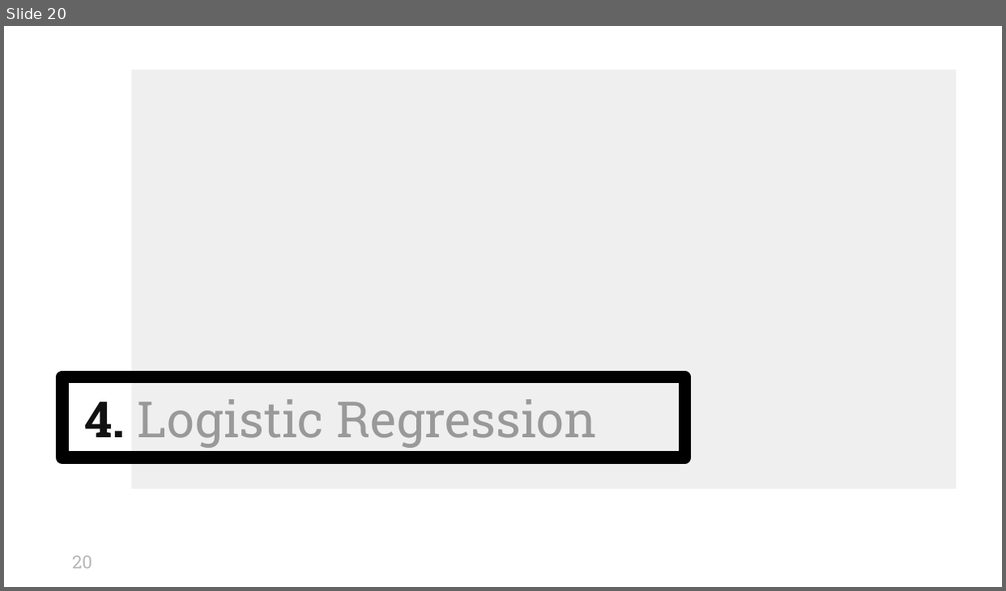
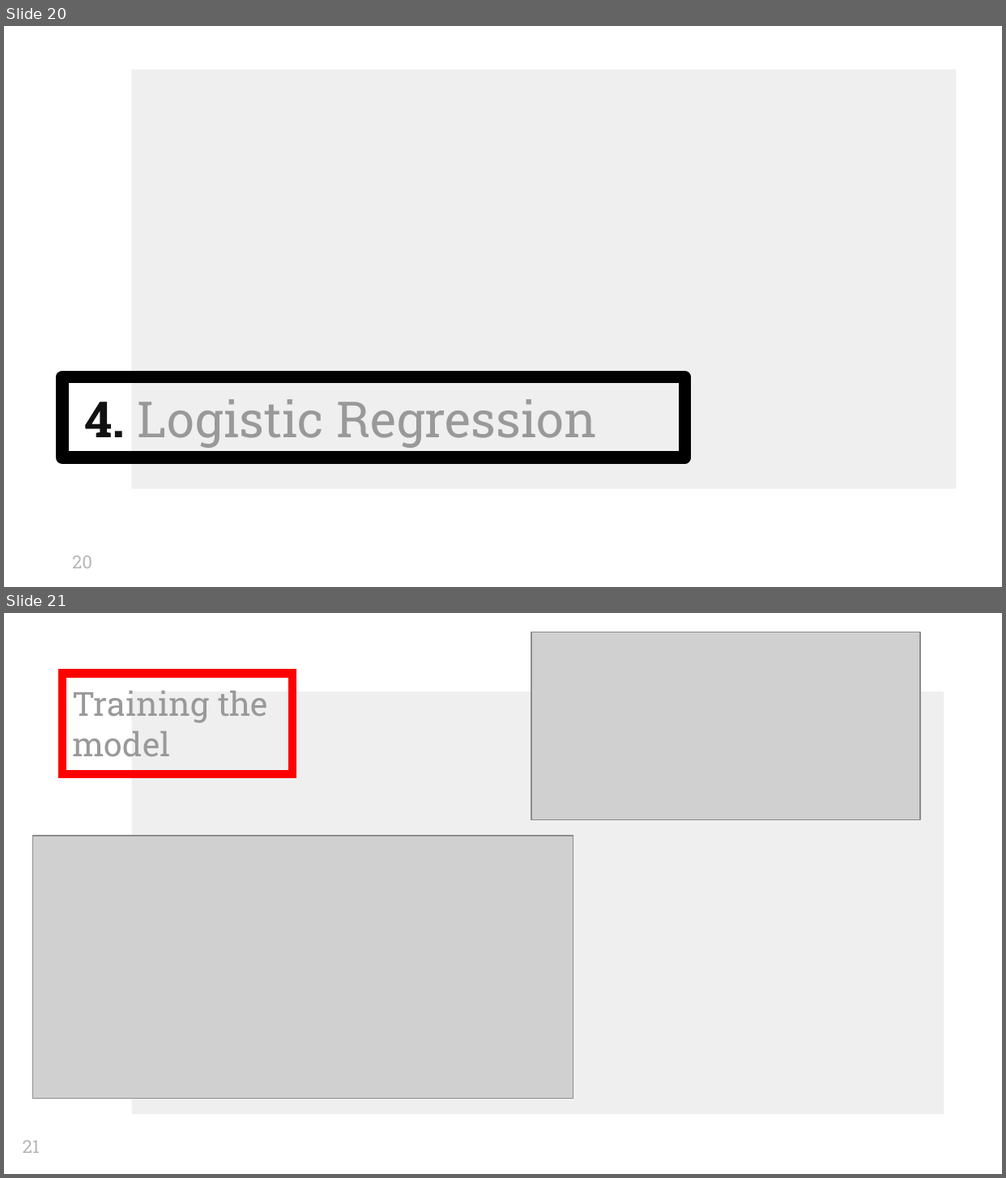
Before and after one commit to simrankota/comp4441_final, a slide deck: final_project_slides_new.pptx. Shown one above the other, each under a label of ours: slide 20 before the commit, slides 20 and 21 after it. The pictures are 1006x591 and 1006x1178 pixels, drawn with LibreOffice and Linux fonts; fonts in the diff are those of the drawing; grey boxes stand for pictures. Boxes give left, top, right and bottom in pixels: in the first picture for what was removed or moved away, otherwise in the second. Text is boxed around its words. In the diff, an @@ line names an element or a change of style, - is before the commit and + after.

```diff
--- a/final_project_slides_new.pptx
+++ b/final_project_slides_new.pptx
@@ slide 21 added at (x1=4, y1=613, x2=1002, y2=1174), background #FFFFFF @@
@@ picture added at (x1=532, y1=632, x2=921, y2=820) @@
@@ title added at (x1=62, y1=673, x2=292, y2=773), outline #FF0000 6 pt, 24 pt, text #999999 @@
+Training the model
@@ rectangle added at (x1=132, y1=692, x2=944, y2=1115), fill #EFEFEF @@
@@ picture added at (x1=33, y1=836, x2=573, y2=1098) @@
@@ page number added at (x1=23, y1=1140, x2=40, y2=1153), 13 pt, text #B7B7B7 @@
+21
```
Also in this commit, not shown: 10 slides changed, 2 other slides added, 2 other files.
